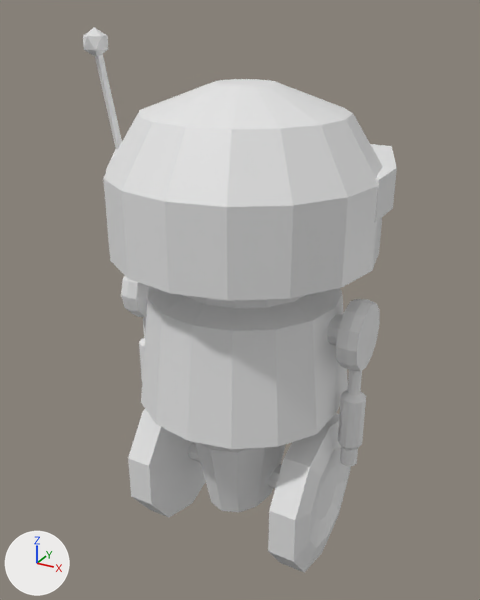
The glTF model models/robot.glb, before and after one commit.
The view is the same before and after, from a 50 mm lens placed at (1.13, -2.09, 2.15), pointed at (-0.04, 0.04, 1.09). The lights are fixed; the arrows at lower left show +X, +Y and +Z. Where no turn or scale is listed for an object, it has been applied to the vertices. Vertices at the same position are counted once.

In view in the first picture: 'Antenna', 'Arm.R', 'Base', 'Body', 'Head', 'Shoulder.L', 'Shoulder.R', 'Visor', 'Wheel.L', 'Wheel.R'.
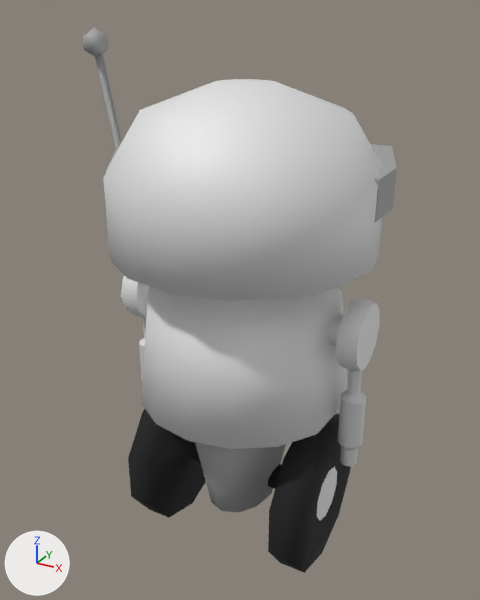
Where the change shows, as pixel boxes [x1, y1, x2, y2] in the pictures (480 x 600 px):
'Base', recoloured
    both: [195, 442, 286, 512]
'Antenna', recoloured
    both: [83, 27, 122, 171]
part 1 of me_cylinder_002, recoloured (grey to black)
    both: [128, 409, 206, 517]
part 3 of me_cylinder_008, recoloured (grey to black)
    both: [267, 413, 351, 573]
part 5 of me_cylinder_003, shading changed
    both: [141, 286, 342, 449]
part 6 of me_cylinder_001, shading changed
    both: [103, 79, 383, 301]
part 7 of me_cube_001, recoloured (white to grey)
    both: [371, 144, 397, 222]

The change, as a diff of the scene's bpy script:
```diff
--- a/models/robot.glb.py
+++ b/models/robot.glb.py
@@ mat_mat_wheelrubber @@
+mat_mat_wheelrubber = principled_material('Mat_WheelRubber')
+mat_mat_wheelrubber.base_color = (0.01, 0.01, 0.01)  # black #191919
+mat_mat_wheelrubber.roughness = 0.9
@@ me_cylinder_007 @@
 me_cylinder_007.from_pydata(...)  # 48 vertices, 92 faces; spans x -0.548..0.548, y -0.394..0.394, z -0.436..0.44
+me_cylinder_007.materials.append(mat_mat_darkteamtint)  # grey #aaaaaa
@@ me_cylinder_002 @@
 me_cylinder_002.from_pydata(...)  # 60 vertices, 116 faces; spans x -0.055..0.342, y -0.309..0.309, z -0.325..0.325
+# me_cylinder_002 part 1: 108 faces spanning x -0.055..0.342, y -0.309..0.309, z -0.325..0.325 switch from no material to mat_mat_wheelrubber (black #191919)
+# me_cylinder_002 part 2: the surface is now shaded smooth
+me_cylinder_002.materials.append(mat_mat_teamtint)  # white #e7e7e7
@@ me_cylinder_008 @@
 me_cylinder_008.from_pydata(...)  # 60 vertices, 116 faces; spans x -0.618..0.618, y -0.11..0.683, z -0.65..0.65
 # used by ob_wheel_r; parent = ob_base; location = (0.0, 0.7, -0.151); rotation_euler = (0.0, -3.142, 0.0), in degrees (0, -180, 0); scale = (-1.0, -1.0, -1.0)
+# me_cylinder_008 part 3: 108 faces spanning x -0.618..0.618, y -0.11..0.683, z -0.65..0.65 switch from no material to mat_mat_wheelrubber (black #191919)
+# me_cylinder_008 part 4: the surface is now shaded smooth
+me_cylinder_008.materials.append(mat_mat_teamtint)  # white #e7e7e7
@@ me_cylinder_003 @@
 me_cylinder_003.from_pydata(...)  # 96 vertices, 188 faces; spans x -0.85..0.85, y -0.81..0.81, z -0.67..0.73
 # used by ob_body; parent = ob_root; location = (0.0, 0.0, 0.962); rotation_euler = (0.0, 0.0, -1.571), in degrees (0, 0, -90); scale = (0.5, 0.5, 0.5)
+# me_cylinder_003 part 5: all faces are now shaded smooth (131 of 188 changed)
@@ me_cylinder_001 @@
 me_cylinder_001.from_pydata(...)  # 86 vertices, 168 faces; spans x -1.06..1.0, y -1.0..1.0, z -0.04..1.23
 # used by ob_head; parent = ob_body; location = (0.0, 0.0, 0.696)
+# me_cylinder_001 part 6: all faces are now shaded smooth (164 of 168 changed)
@@ me_cube_001 @@
 me_cube_001.from_pydata(...)  # 16 vertices, 28 faces; spans x -0.5..0.5, y 0.0..0.58, z -0.153..0.072
+# me_cube_001 part 7: 26 faces spanning x -0.5..0.5, y 0.0..0.58, z -0.153..0.072 switch from no material to mat_mat_darkteamtint (grey #aaaaaa)
+me_cube_001.materials.append(mat_mat_emissive)  # white #e7e7e7
@@ me_cylinder_006 @@
 me_cylinder_006.from_pydata(...)  # 80 vertices, 152 faces; spans x -0.097..0.064, y -0.179..0.132, z -0.132..0.568
+me_cylinder_006.materials.append(mat_mat_darkteamtint)  # grey #aaaaaa
```
